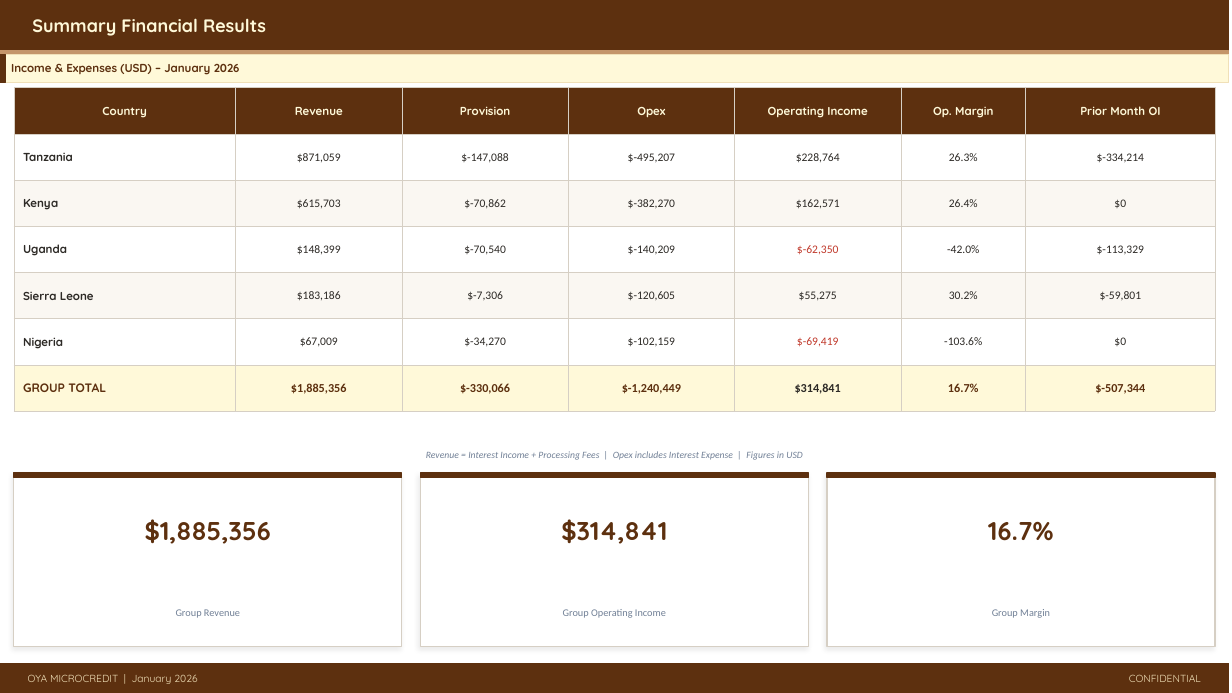
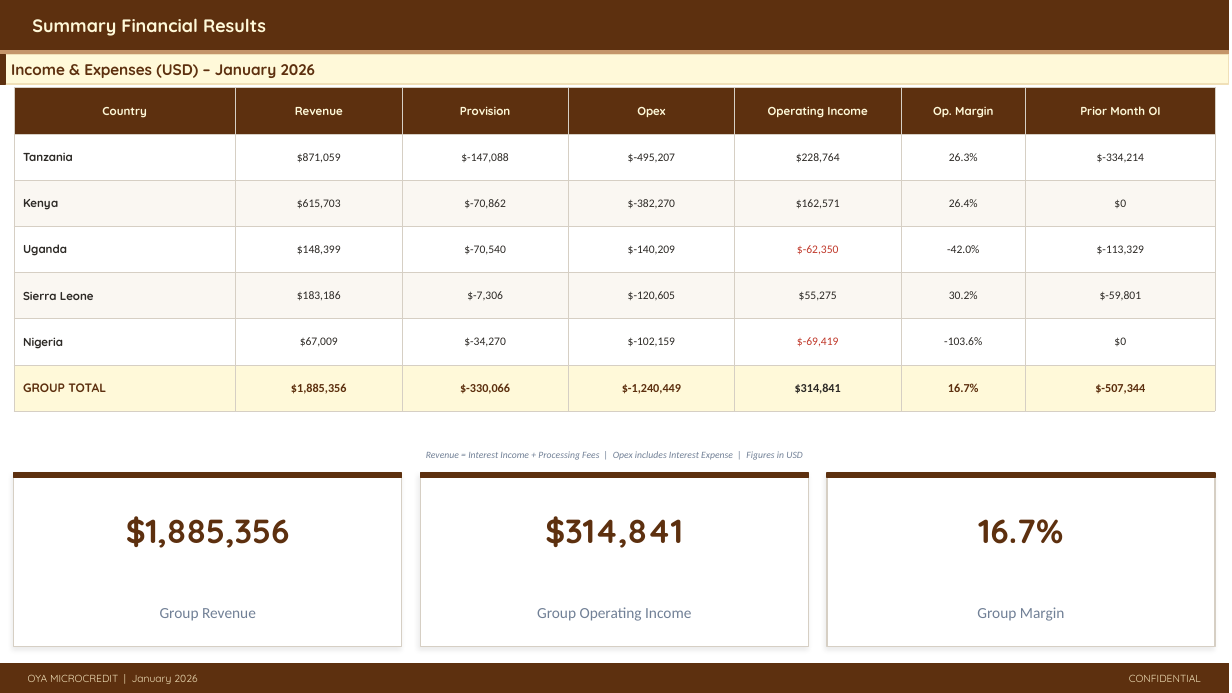
Before and after one commit to ikyei/oya-monthly, a slide deck: slide 9 of reports/2026-01.pptx. Drawn at 1232x693 pixels with LibreOffice and Linux fonts; fonts in the diff are those of the drawing. Boxes give left, top, right and bottom in pixels: in the first picture for what was removed or moved away, otherwise in the second. Text is boxed around its words. In the diff, an @@ line names an element or a change of style, - is before the commit and + after.

```diff
--- a/reports/2026-01.pptx
+++ b/reports/2026-01.pptx
@@ text "Income & Expenses (USD) – ..." at (11,64,315,78): size 9 to 12 pt @@
@@ size 20 to 26 pt in 3 elements at (126,516,290,548), (545,516,683,548), (978,519,1063,544) @@
@@ size 8 to 12 pt in 3 elements at (160,608,256,621), (537,607,691,621), (977,607,1065,621) @@
```
Also in this commit, not shown: 10 other slides changed.
